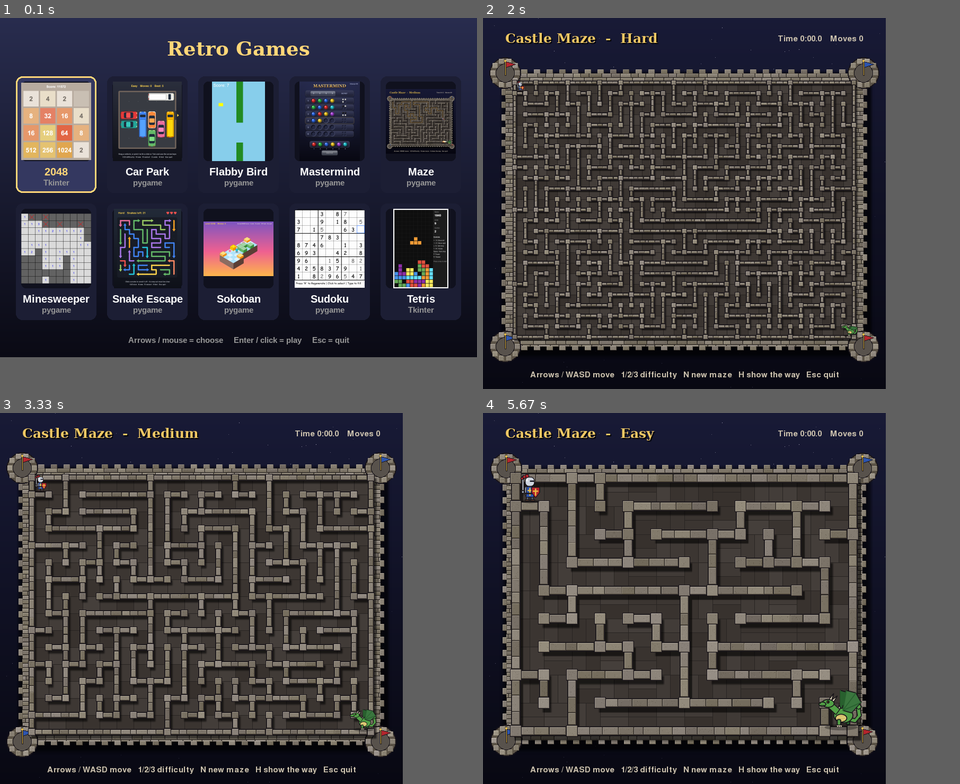
Above: before the commit, frames 1-4 (two rows, left to right).
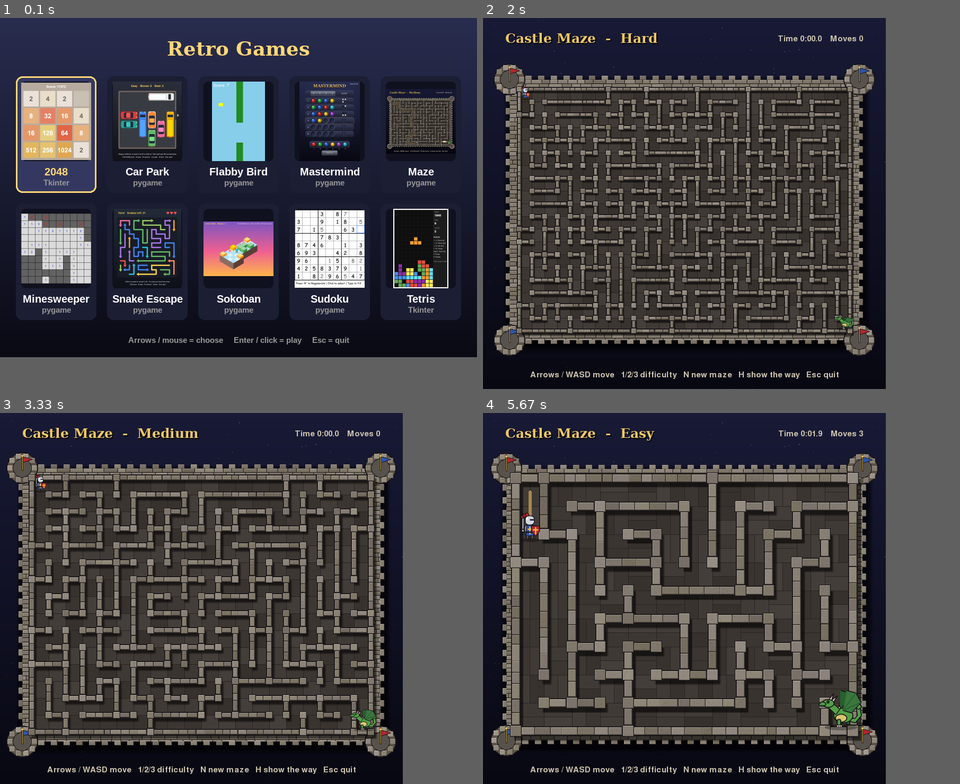
Above: after the commit, the same moments.

Repository: rtjelum/retro_games_pygame
Game: pygame game, started from menu.py
Two runs of this game, one before a commit and one after it. Both use one fixed random seed, a clock stepped at 60 frames per second and the inputs below.
Inputs (mouse positions are in pixels of both pictures, inside the frame that each line leads up to):
- Up to frame 1 (0.1 s): no input
- Up to frame 2 (2 s): type "ann" at 0.33 s; tap Enter at 0.67 s; tap S at 0.88 s; hold Right 1.22-1.68 s; move the mouse to (688, 229) at 1.25 s; tap 3 at 1.77 s
- Up to frame 3 (3.33 s): tap one key every 0.33 s from 2.1 s: 1 D 3 2
- Up to frame 4 (5.67 s): tap 1 at 3.43 s; tap S at 3.77 s; hold Up 4.1-4.4 s; move the mouse to (788, 657) at 4.13 s; hold Down from 5.5 s (still down)

The runs differ from the first frame. In frame 1, 0.4% of the frame differs, in the area x 81-95%, y 20-35%; in frame 2, 34%, in the area x 1-83%, y 10-93%; in frame 3, 13%; in frame 4, 15%.

Commit message:
maze: smaller hard level and more dead ends on medium and hard
Co-Authored-By: Claude Opus 5.5 <noreply@anthropic.com>

Diff:
--- a/maze_game.py
+++ b/maze_game.py
@@ -20,8 +20,8 @@
 FRAME = 18   # thickness of the battlements around the board
 SPEED = 9    # cells per second while walking
 
-# (name, columns, rows)
-DIFFICULTIES = [("Easy", 12, 9), ("Medium", 20, 15), ("Hard", 32, 24)]
+# (name, columns, rows, branching: how often side passages sprout, for more dead ends)
+DIFFICULTIES = [("Easy", 12, 9, 0.0), ("Medium", 20, 15, 0.3), ("Hard", 26, 19, 0.5)]
 
 SKY_TOP, SKY_BOTTOM = (24, 26, 54), (8, 8, 18)
 STONE, MORTAR = (128, 120, 108), (44, 40, 38)
@@ -44,22 +44,28 @@
 
 
 # ── Maze generation ─────────────────────────────────────────────────────────
-def generate_maze(cols, rows):
-    """Returns {cell: set of open directions}, carved by a randomised depth-first search."""
+def generate_maze(cols, rows, branching=0.0):
+    """Returns {cell: set of open directions}, carved by a "growing tree" search.
+
+    With branching at 0 it keeps extending the newest passage, giving long winding
+    corridors. Higher values often restart from a random earlier cell instead,
+    which sprouts many more side passages and dead ends.
+    """
     open_sides = {(x, y): set() for x in range(cols) for y in range(rows)}
-    stack, seen = [(0, 0)], {(0, 0)}
-    while stack:
-        x, y = stack[-1]
+    active, seen = [(0, 0)], {(0, 0)}
+    while active:
+        i = random.randrange(len(active)) if random.random() < branching else -1
+        x, y = active[i]
         options = [(d, (x + dx, y + dy)) for d, (dx, dy) in STEPS.items()
                    if (x + dx, y + dy) in open_sides and (x + dx, y + dy) not in seen]
         if not options:
-            stack.pop()
+            active.pop(i)
             continue
         d, nxt = random.choice(options)
         open_sides[(x, y)].add(d)
         open_sides[nxt].add(OPPOSITE[d])
         seen.add(nxt)
-        stack.append(nxt)
+        active.append(nxt)
     return open_sides
 
 
@@ -320,11 +326,11 @@
 
     # ── Game state ──────────────────────────────────────────────────────────
     def new_maze(self):
-        _, self.cols, self.rows = DIFFICULTIES[self.difficulty]
+        _, self.cols, self.rows, branching = DIFFICULTIES[self.difficulty]
         self.cell = min(BOARD_W // self.cols, BOARD_H // self.rows)
         self.board_x = (WIDTH - self.cols * self.cell) // 2
         self.board_y = BOARD_TOP + (BOARD_H - self.rows * self.cell) // 2
-        self.maze = generate_maze(self.cols, self.rows)
+        self.maze = generate_maze(self.cols, self.rows, branching)
         self.goal = (self.cols - 1, self.rows - 1)
         self.player = (0, 0)
         self.target = None     # the cell being walked towards
Not shown, changed: README.md
Binary file changed: screenshots/maze.png
